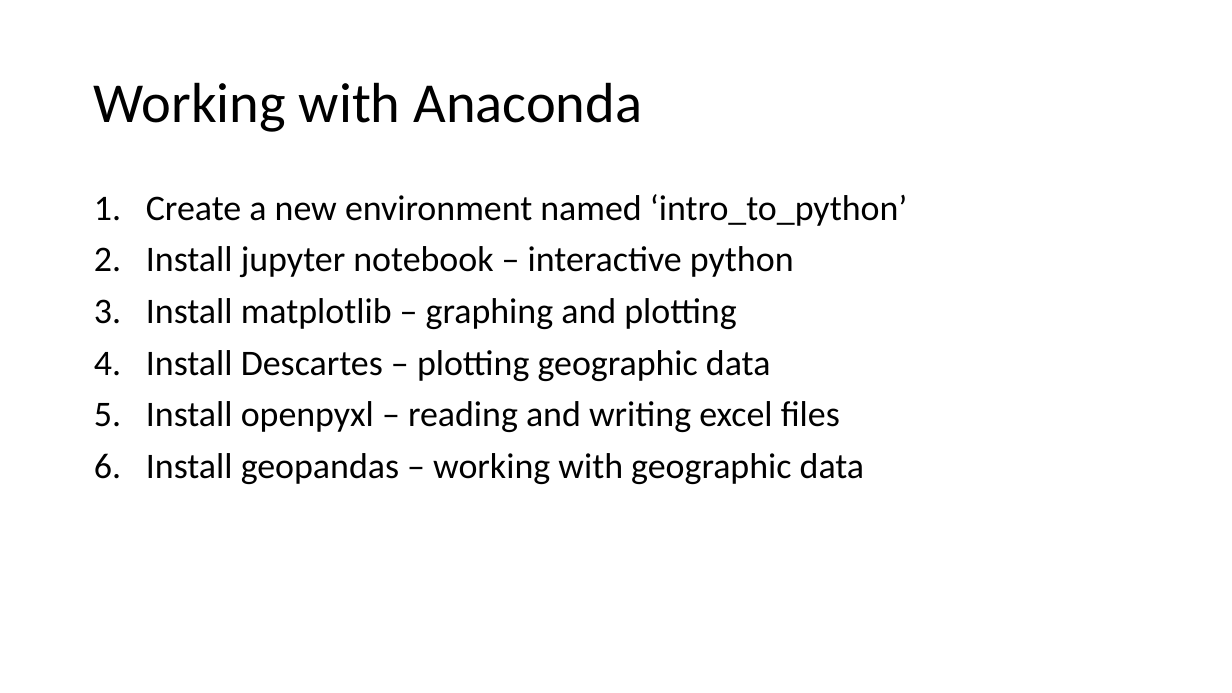
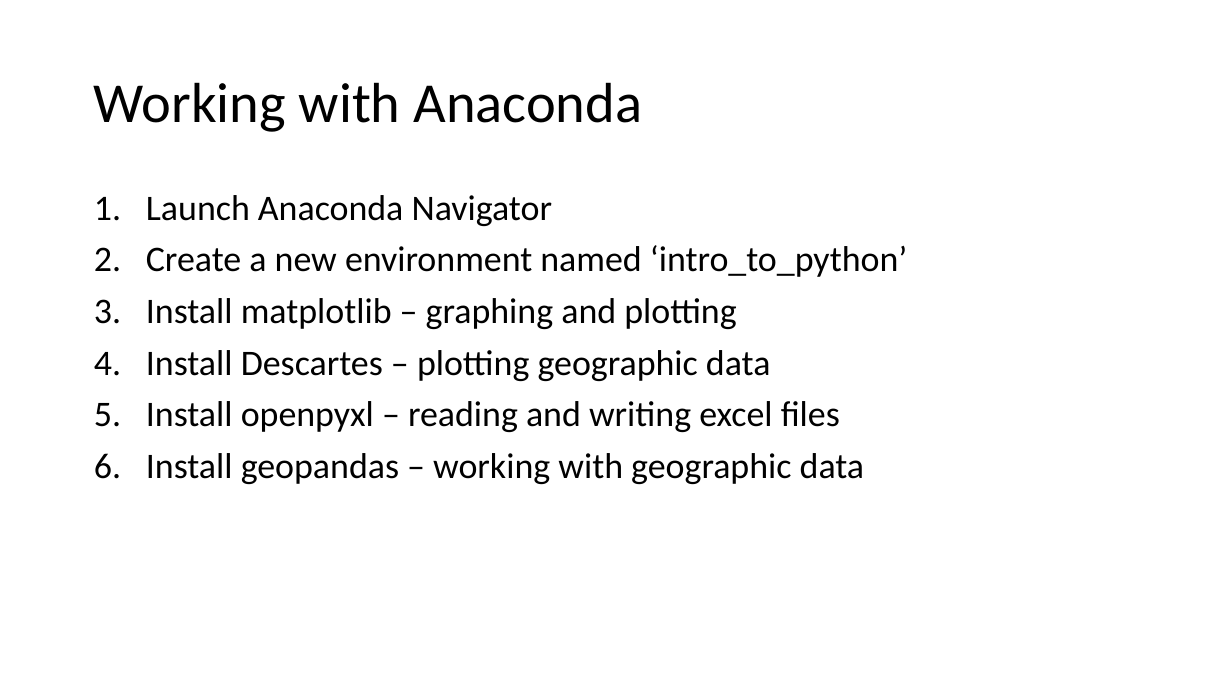
Before and after one commit to mike-babb/intro_to_python, a slide deck: slide 3 of Installing Anaconda and Geopandas.pptx. Drawn at 1232x693 pixels with LibreOffice and Linux fonts; fonts in the diff are those of the drawing. Boxes give left, top, right and bottom in pixels: in the first picture for what was removed or moved away, otherwise in the second. Text is boxed around its words. In the diff, an @@ line names an element or a change of style, - is before the commit and + after.

Commit message:
Updates to install slide deck

```diff
--- a/Installing Anaconda and Geopandas.pptx
+++ b/Installing Anaconda and Geopandas.pptx
@@ text at bbox=[146, 195, 552, 226]: paragraph added @@
+1. Launch Anaconda Navigator
@@ text at bbox=[146, 246, 794, 277]: paragraph removed @@
-2. Install jupyter notebook – interactive python
```
Also in this commit, not shown: 1 other slide changed, 1 slide removed, 1 other file.
